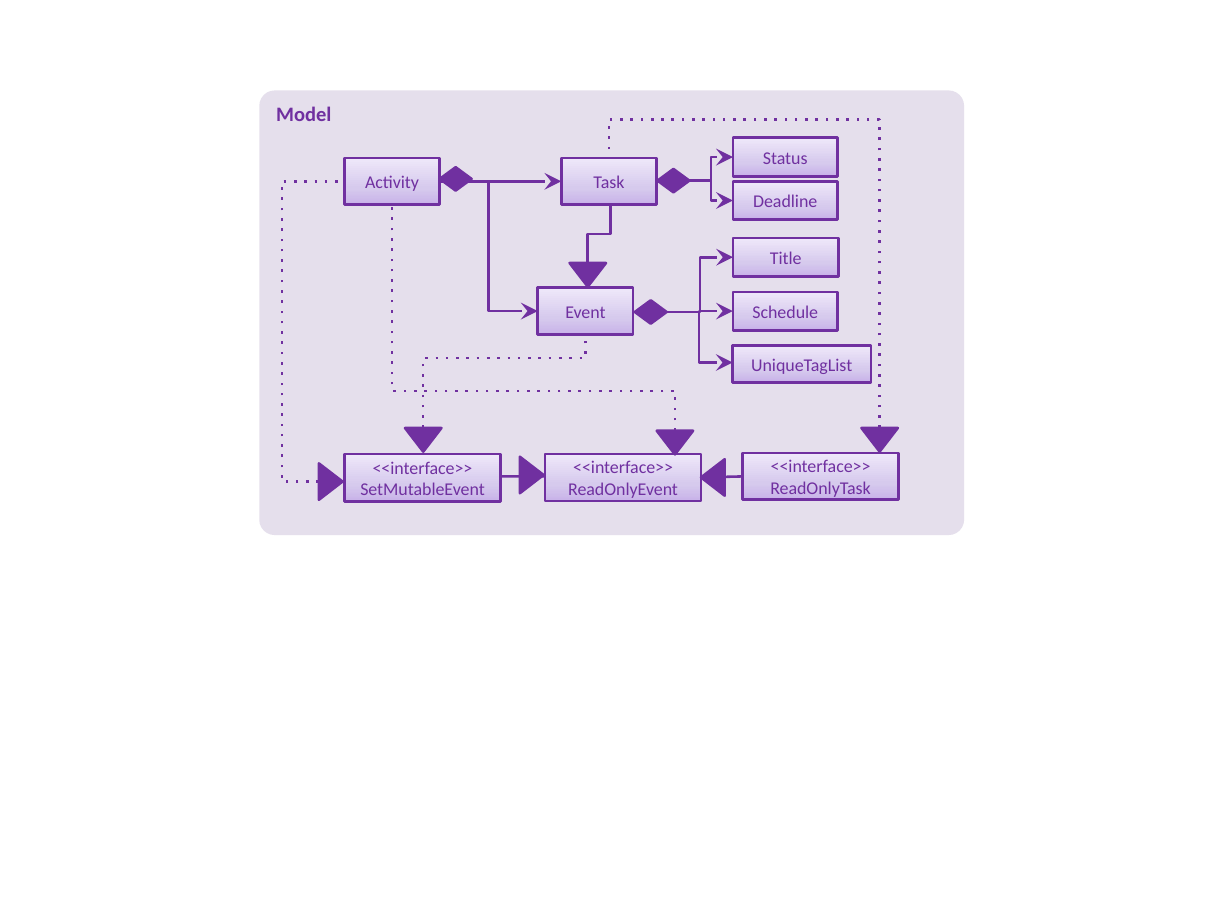
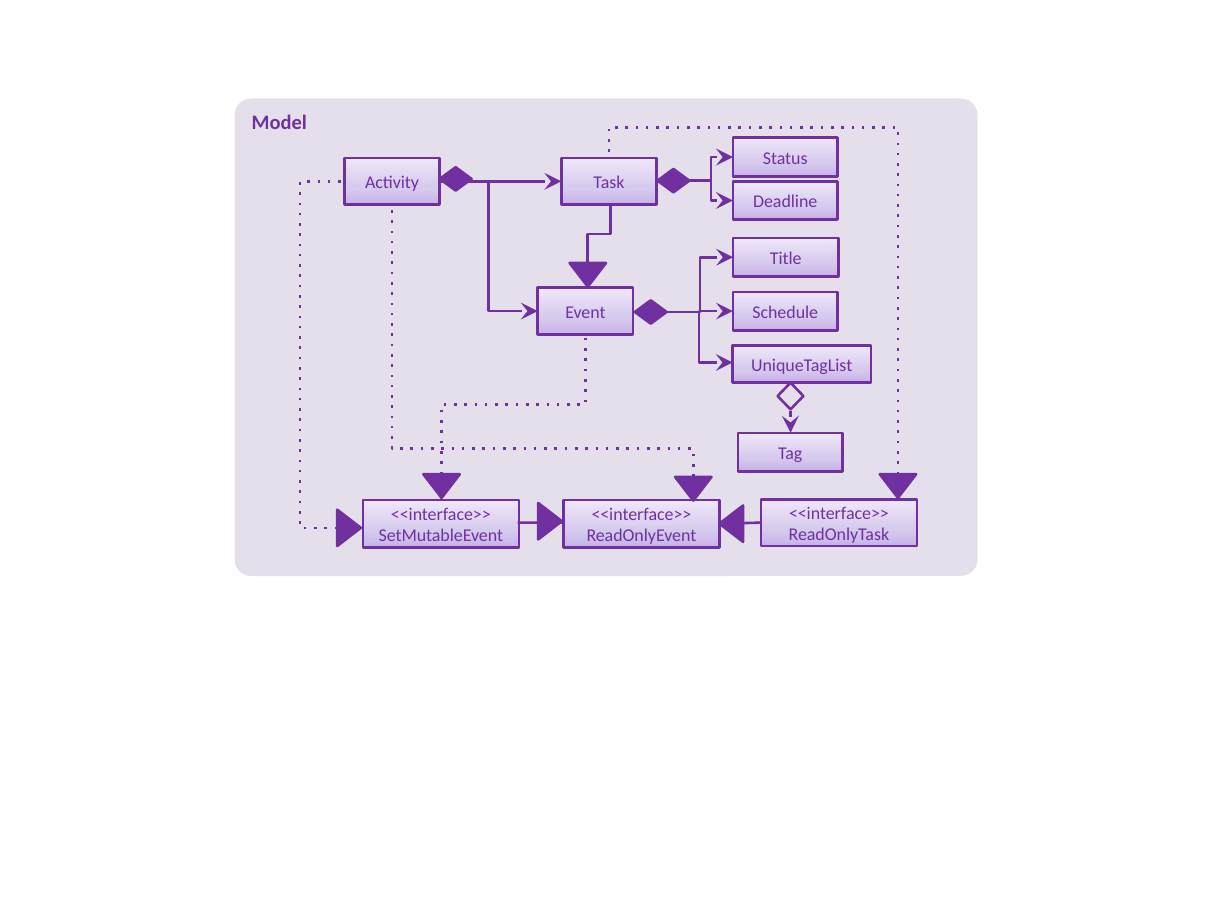
Before and after one commit to CS2103AUG2016-W10-C1/addressbook-level4, a slide deck: slide 10 of docs/diagrams/Diagrams.pptx. Drawn at 1232x924 pixels with LibreOffice and Linux fonts; fonts in the diff are those of the drawing. Boxes give left, top, right and bottom in pixels: in the first picture for what was removed or moved away, otherwise in the second. Text is boxed around its words. In the diff, an @@ line names an element or a change of style, - is before the commit and + after.

```diff
--- a/docs/diagrams/Diagrams.pptx
+++ b/docs/diagrams/Diagrams.pptx
@@ rounded rectangle "Model": place and size @@
-rounded rectangle "Model" at bbox=[259, 90, 963, 535]
+rounded rectangle "Model" at bbox=[234, 99, 977, 577]
@@ elbow line moved from (880, 428) - (609, 158) to (898, 474) - (609, 158) @@
@@ elbow line moved from (319, 482) - (345, 181) to (338, 527) - (345, 181) @@
@@ elbow line moved from (675, 431) - (392, 205) to (694, 477) - (392, 205) @@
@@ elbow line moved from (423, 428) - (585, 334) to (441, 474) - (585, 334) @@
@@ diamond added at bbox=[778, 383, 804, 410], outline #7030A0 1.5 pt @@
@@ elbow arrow added from (790, 411) to (791, 432), #7030A0 1.5 pt @@
@@ rectangle added at bbox=[738, 432, 843, 471], fill gradient #C8B2E9 to #D6CAED to #EFE8FA, outline #7030A0 1.5 pt, 10.5 pt, text #7030A0 @@
+Tag
@@ rectangle "<<interface>> ReadOnlyEvent": place and size @@
-rectangle "<<interface>> ReadOnlyEvent" at bbox=[546, 453, 702, 500]
+rectangle "<<interface>> ReadOnlyEvent" at bbox=[563, 500, 719, 547]
@@ 6 triangles, 2 rectangles, 2 lines: place and size @@
-6 triangles, 2 rectangles, 2 lines at bbox=[320, 428, 899, 500]
+6 triangles, 2 rectangles, 2 lines at bbox=[338, 474, 918, 547]
```
Also in this commit, not shown: 2 other slides changed, 2 other files.
